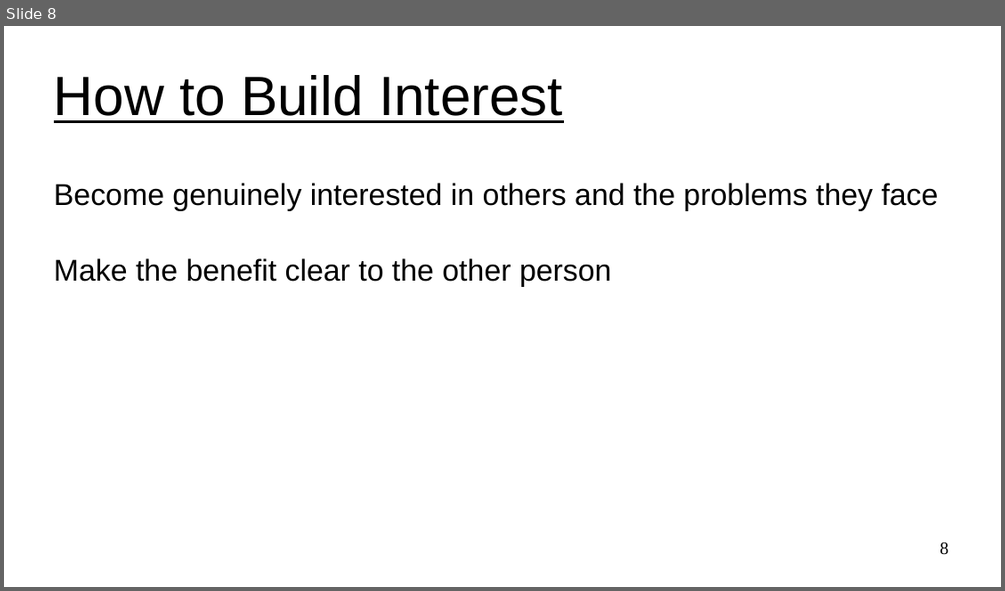
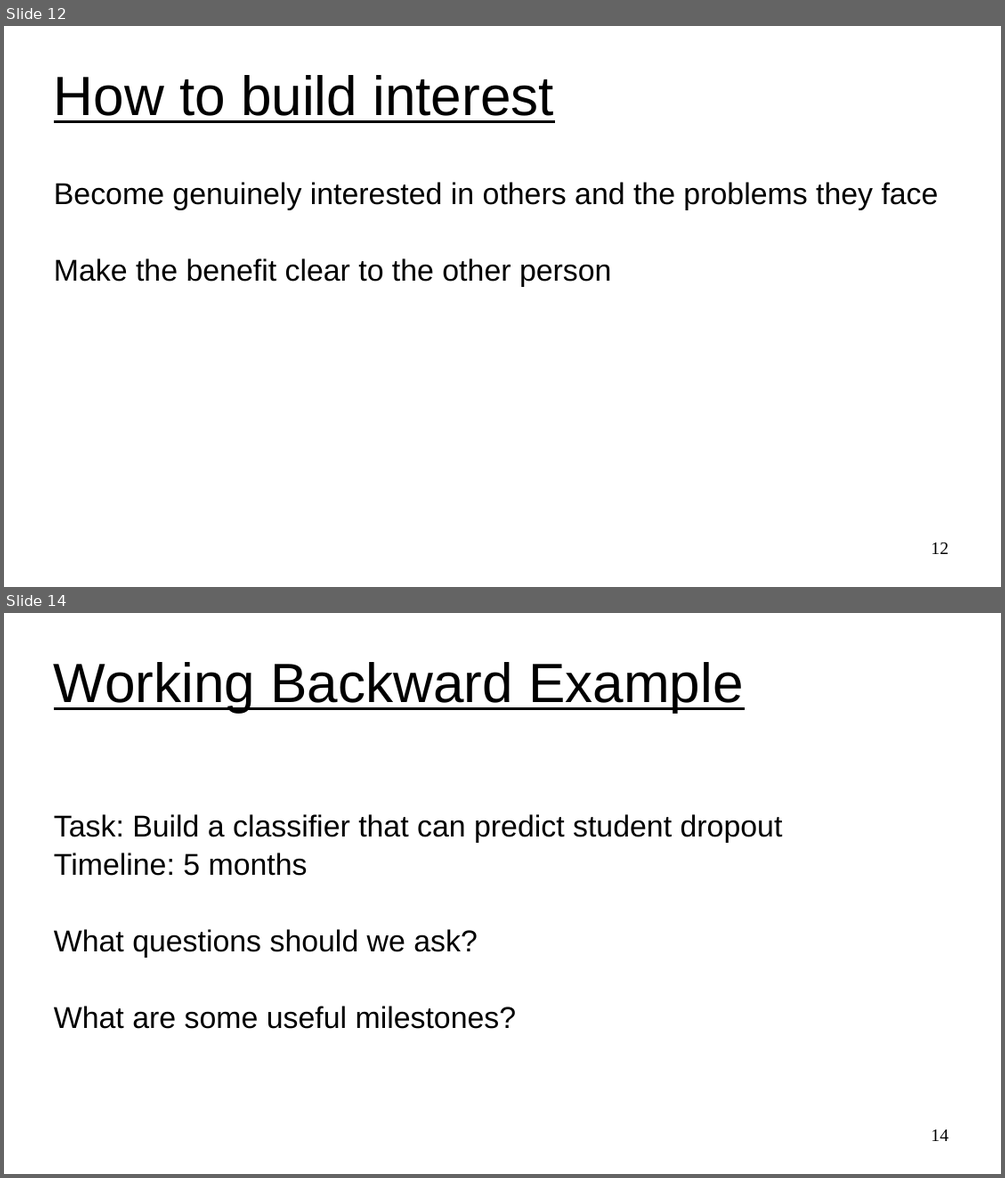
Before and after one commit to UVADS/ds6011, a slide deck: 05_influence.ppt. Shown one above the other, each under a label of ours: slide 8 before the commit, slides 12 and 14 after it; the slides between them are not shown. The pictures are 1005x591 and 1005x1178 pixels, drawn with LibreOffice and Linux fonts; fonts in the diff are those of the drawing. Boxes give left, top, right and bottom in pixels: in the first picture for what was removed or moved away, otherwise in the second. Text is boxed around its words. In the diff, an @@ line names an element or a change of style, - is before the commit and + after.

```diff
--- a/05_influence.ppt
+++ b/05_influence.ppt
@@ slide 14 added at (4,613,1001,1174), background #FFFFFF @@
@@ title added at (54,662,743,712), 44 pt, text #000000, underline @@
+Working Backward Example
@@ subtitle added at (54,814,783,1029), 24 pt, text #000000 @@
+Task: Build a classifier that can predict student dropout
+Timeline: 5 months
+What questions should we ask?
+What are some useful milestones?
@@ page number added at (930,1129,948,1141), 14 pt, text #000000 @@
+14
@@ what was slide 8 is now slide 12 @@
@@ slide 12 changed as well @@
@@ title at (54,75,553,123): text changed @@
-How to Build Interest
+How to build interest
@@ page number at (930,542,948,554): text changed @@
-8
+12
```
Also in this commit, not shown: 4 other slides changed, 5 other slides added, 2 slides removed, 1 other file.
